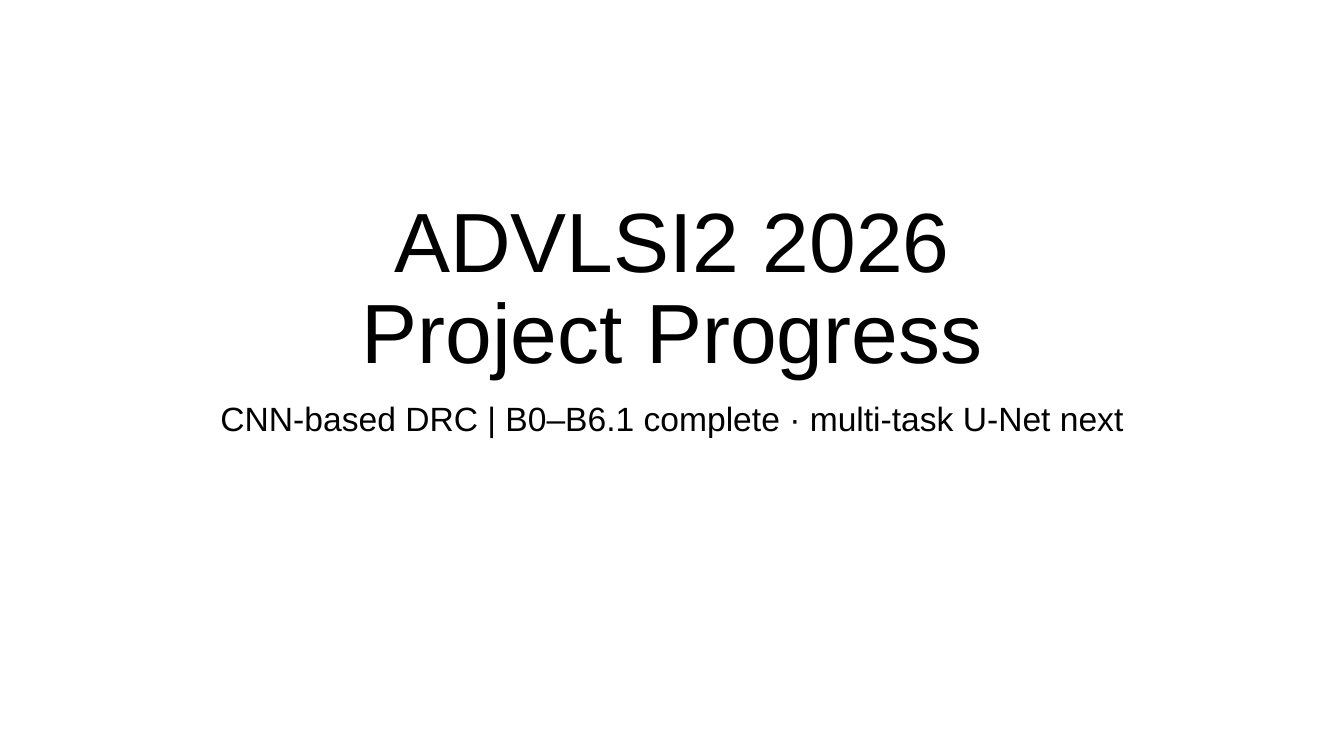
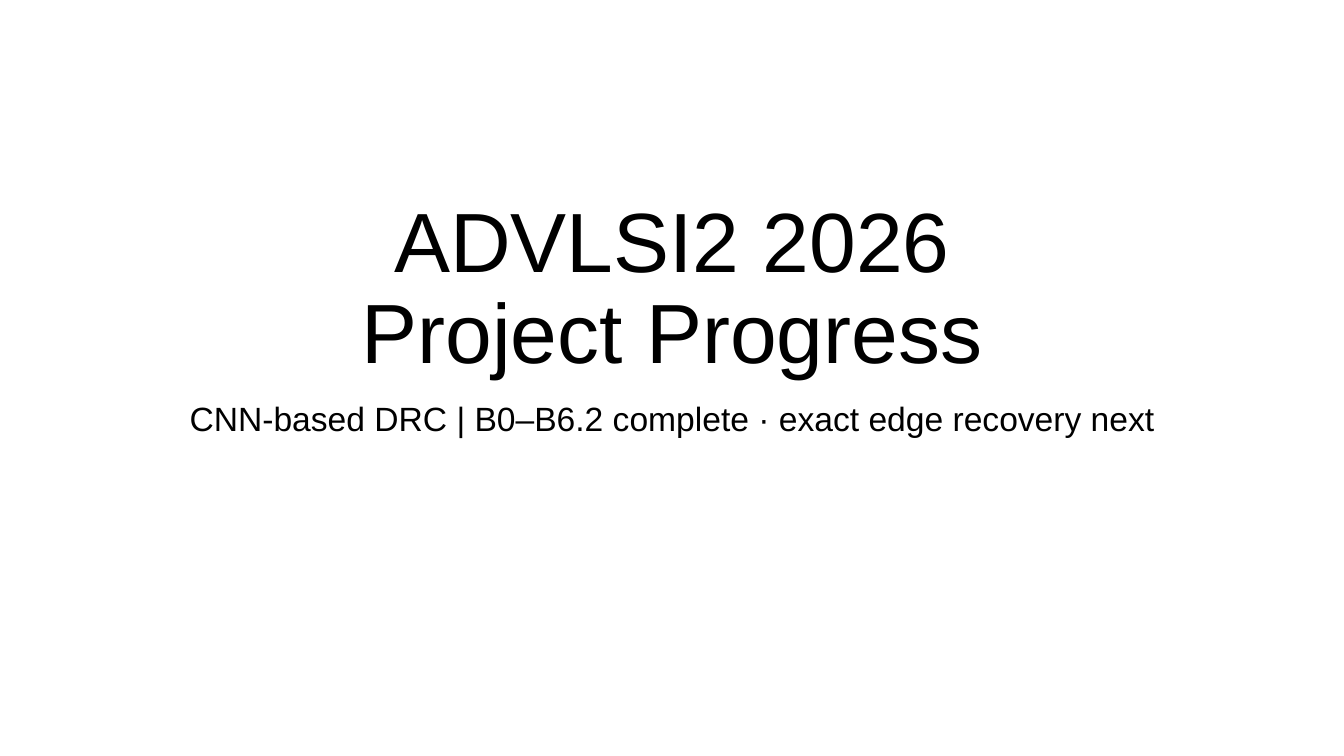
Before and after one commit to nocleo/ADVLSI2_Project_updated, a slide deck: slide 1 of presentation/ADVLSI2_DRC_CNN_Project_Progress.pptx. Drawn at 1344x756 pixels with LibreOffice and Linux fonts; fonts in the diff are those of the drawing. Boxes give left, top, right and bottom in pixels: in the first picture for what was removed or moved away, otherwise in the second. Text is boxed around its words. In the diff, an @@ line names an element or a change of style, - is before the commit and + after.

```diff
--- a/presentation/ADVLSI2_DRC_CNN_Project_Progress.pptx
+++ b/presentation/ADVLSI2_DRC_CNN_Project_Progress.pptx
@@ subtitle at (190, 406, 1154, 438): text changed @@
-CNN-based DRC | B0–B6.1 complete · multi-task U-Net next
+CNN-based DRC | B0–B6.2 complete · exact edge recovery next
```
Also in this commit, not shown: 3 other slides changed, 1 slide added, 1 slide removed, 8 other files.
